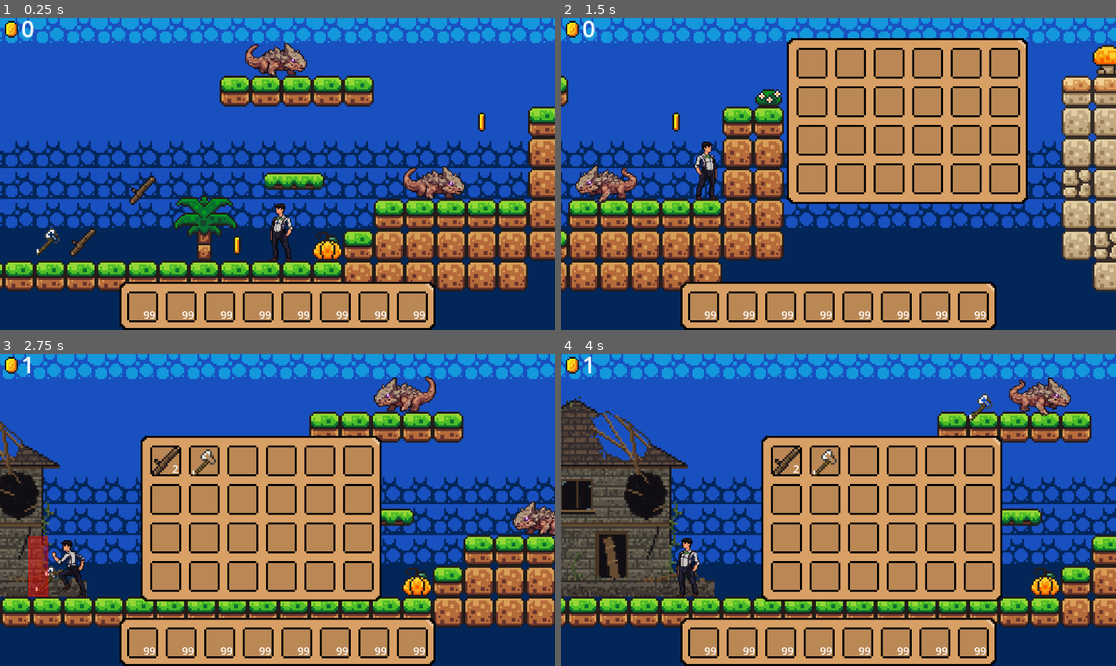
Above: before the commit, frames 1-4 (two rows, left to right).
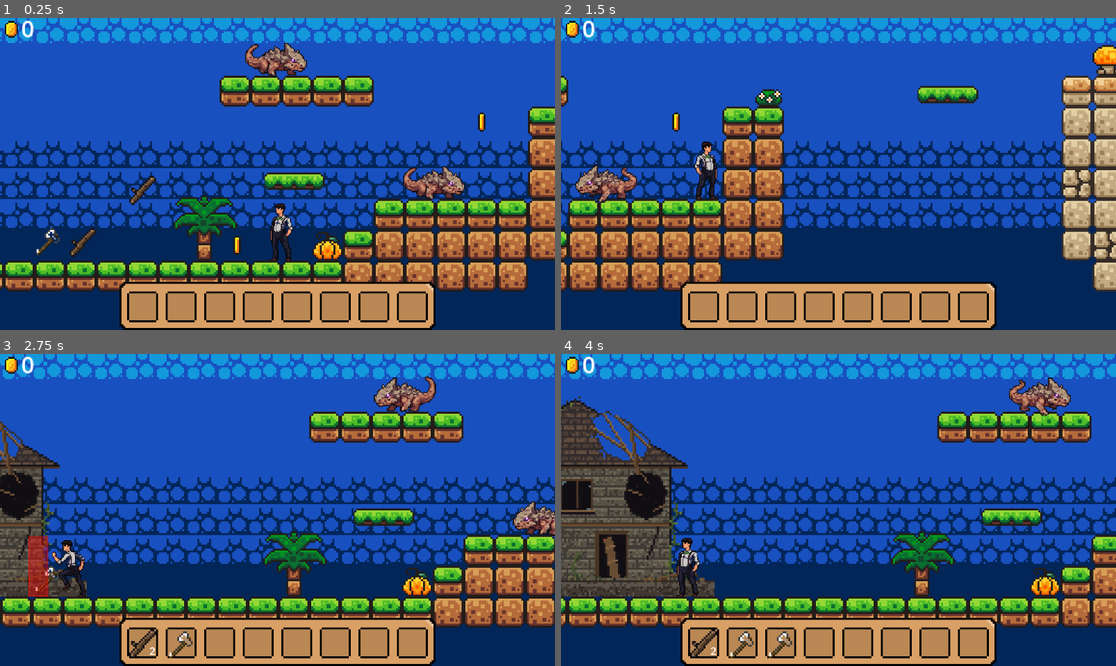
Above: after the commit, the same moments.

Repository: mohawk2409/survive
Game: Godot game, scene res://scenes/game.tscn
The game is run twice, just before and just after one commit, with the same random seed, the same clock (stepped at 60 frames per second) and the same inputs.
Inputs (mouse positions are in pixels of both pictures, inside the frame that each line leads up to):
- Up to frame 1 (0.25 s): no input
- Up to frame 2 (1.5 s): move the mouse to (960, 158) at 0.52 s; hold Right (move_right) 0.53-1.25 s; tap F (fly) at 0.6 s; click (960, 158) at 0.67 s; tap Up (jump) at 0.77 s; tap E (i) at 0.8 s; drag from (877, 64) to (633, 301) at 1.27 s
- Up to frame 3 (2.75 s): move the mouse to (333, 441) at 2.02 s; hold Left (move_left) from 2.03 s (still down); hold R (attack) from 2.03 s (still down); click (333, 441) at 2.17 s; tap E (i) at 2.3 s
- Up to frame 4 (4 s): release Left (move_left) at 2.75 s; release R (attack) at 2.75 s; drag from (755, 460) to (1088, 513) at 2.77 s; drag from (860, 460) to (982, 403) at 3.52 s

The runs differ from the first frame. In frame 1, 0.2% of the frame differs, in the area x 25-77%, y 93-97%; in frame 2, 23%; in frame 3, 24%; in frame 4, 24%, in the area x 4-80%, y 0-98%.
Error after the commit: Invalid access to property or key 'visible' on a base object of type 'null instance'. (res://inventory/inv_ui.gd:30)

Commit message:
merge of bottom_ui and inv_ui

Diff:
--- /dev/null
+++ b/bottom_inv.gd
@@ -0,0 +1,19 @@
+extends Resource
+
+signal update
+
+var holding_item = null
+@export var slots: Array[InvSlot]
+
+
+
+func insert(item : InvItem, is_not_stackable: bool = false):
+	var itemslots = slots.filter(func(slot): return slot.item == item)
+	if !itemslots.is_empty() and !is_not_stackable:
+		itemslots[0].amount += 1
+	else:
+		var emptyslots = slots.filter(func(slot): return slot.item == null)
+		if !emptyslots.is_empty():
+			emptyslots[0].item = item
+			emptyslots[0].amount = 1
+	update.emit()
--- /dev/null
+++ b/bottom_inv_ui.gd
@@ -0,0 +1,55 @@
+"""
+extends Control
+
+@onready var inv: Inv = preload("res://inventory/bottom_inv.tres")
+@onready var slots: Array = $NinePatchRect/GridContainer.get_children()
+@onready var held_item: TextureRect = $HeldItem
+
+var player = null
+
+var item_visual_tmp: Sprite2D = null
+var amount_text_tmp: Label = null
+var dragged_index: int = -1
+var is_open = false
+func _ready():
+	player = get_tree().get_first_node_in_group("player")
+	inv.update.connect(update_slots)
+	for inv_slot in slots:
+		inv_slot.gui_input.connect(slot_gui_input.bind(inv_slot))
+		update_slots()
+	#for inv_slot in slots:
+		#inv_slot.connect(self,"slot_gui_input", [inv_slot])
+
+func update_slots():
+	for i in range(min(inv.slots.size(), slots.size())):
+		slots[i].update(inv.slots[i])
+
+func get_slot_index_under_mouse() -> int:
+	var mouse_pos = get_global_mouse_position()
+	for i in slots.size():
+		if slots[i].get_global_rect().has_point(mouse_pos):
+			return i
+	return -1
+
+
+func slot_gui_input(event: InputEvent, slot: InvUISlot):
+	if event is InputEventMouseButton and event.button_index == MOUSE_BUTTON_LEFT:
+		if event.pressed:
+			var index = slots.find(slot)
+			if inv.slots[index].item == null:
+				return                      # nothing to drag from an empty slot
+			dragged_index = index
+			held_item.texture = inv.slots[index].item.texture
+			held_item.visible = true
+			slot.item_visual.visible = false   # hide the icon in the source slot
+		elif dragged_index != -1:
+			slots[dragged_index].item_visual.visible = true
+			held_item.visible = false
+			var target_index = get_slot_index_under_mouse()
+			if target_index != -1 and target_index != dragged_index:
+				var tmp = inv.slots[dragged_index]
+				inv.slots[dragged_index] = inv.slots[target_index]
+				inv.slots[target_index] = tmp
+				update_slots()
+			dragged_index = -1
+			"""
--- /dev/null
+++ b/inventory/bottom_inv.tres
@@ -0,0 +1,41 @@
+[gd_resource type="Resource" script_class="Inv" format=3 uid="uid://bdq7p88hwkxqe"]
+
+[ext_resource type="Script" uid="uid://c85u0bwmmlvf" path="res://scripts/inventory.gd" id="1_whe1d"]
+[ext_resource type="Script" uid="uid://20goll46fk3t" path="res://inventory/inventory_slot.gd" id="2_14qc4"]
+
+[sub_resource type="Resource" id="Resource_a6vb0"]
+script = ExtResource("2_14qc4")
+metadata/_custom_type_script = "uid://20goll46fk3t"
+
+[sub_resource type="Resource" id="Resource_hsxpc"]
+script = ExtResource("2_14qc4")
+metadata/_custom_type_script = "uid://20goll46fk3t"
+
+[sub_resource type="Resource" id="Resource_ey8e5"]
+script = ExtResource("2_14qc4")
+metadata/_custom_type_script = "uid://20goll46fk3t"
+
+[sub_resource type="Resource" id="Resource_uwhc1"]
+script = ExtResource("2_14qc4")
+metadata/_custom_type_script = "uid://20goll46fk3t"
+
+[sub_resource type="Resource" id="Resource_hhpyw"]
+script = ExtResource("2_14qc4")
+metadata/_custom_type_script = "uid://20goll46fk3t"
+
+[sub_resource type="Resource" id="Resource_t4qcy"]
+script = ExtResource("2_14qc4")
+metadata/_custom_type_script = "uid://20goll46fk3t"
+
+[sub_resource type="Resource" id="Resource_ole65"]
+script = ExtResource("2_14qc4")
+metadata/_custom_type_script = "uid://20goll46fk3t"
+
+[sub_resource type="Resource" id="Resource_ewpq3"]
+script = ExtResource("2_14qc4")
+metadata/_custom_type_script = "uid://20goll46fk3t"
+
+[resource]
+script = ExtResource("1_whe1d")
+slots = Array[ExtResource("2_14qc4")]([SubResource("Resource_a6vb0"), SubResource("Resource_hsxpc"), SubResource("Resource_ey8e5"), SubResource("Resource_uwhc1"), SubResource("Resource_hhpyw"), SubResource("Resource_t4qcy"), SubResource("Resource_ole65"), SubResource("Resource_ewpq3")])
+metadata/_custom_type_script = "uid://c85u0bwmmlvf"
--- a/inventory/inv_ui.gd
+++ b/inventory/inv_ui.gd
@@ -1,7 +1,9 @@
 extends Control
 
 @onready var inv: Inv = preload("res://inventory/player_inv.tres")
-@onready var slots: Array = $NinePatchRect/GridContainer.get_children()
+@onready var bottom_slots: Array = $bottom_inv_ui/NinePatchRect/GridContainer.get_children()
+@onready var inv_slots: Array = $inv_ui/NinePatchRect/GridContainer.get_children()
+@onready var slots: Array = bottom_slots + inv_slots   # index 0–7 = bar, 8–19 = bag
 @onready var held_item: TextureRect = $HeldItem
 
 var player = null
@@ -33,11 +35,11 @@
 		else:
 			open()
 func open():
-	visible = true
+	$inv_ui.visible = true
 	is_open = true
 
 func close():
-	visible = false
+	$inv_ui.visible = false
 	is_open = false
 
 func get_slot_index_under_mouse() -> int:
--- a/inventory/inv_ui.tscn
+++ b/inventory/inv_ui.tscn
@@ -4,7 +4,7 @@
 [ext_resource type="Texture2D" uid="uid://ba3svsedc525m" path="res://inventory/inventory-background.png" id="2_w82yi"]
 [ext_resource type="PackedScene" uid="uid://yfngsuuelvbx" path="res://inventory/inv_ui_slot.tscn" id="3_dn3an"]
 
-[node name="Inv_UI" type="Control" unique_id=878879538]
+[node name="inv" type="Control" unique_id=878879538]
 z_index = 1
 layout_mode = 3
 anchor_right = 0.108
--- a/scenes/bottom_bar_ui.tscn
+++ b/scenes/bottom_bar_ui.tscn
@@ -3,7 +3,7 @@
 [ext_resource type="Texture2D" uid="uid://ba3svsedc525m" path="res://inventory/inventory-background.png" id="1_qp8hl"]
 [ext_resource type="PackedScene" uid="uid://yfngsuuelvbx" path="res://inventory/inv_ui_slot.tscn" id="2_8e8qy"]
 
-[node name="bottom_bar_ui" type="Control" unique_id=879348506]
+[node name="bottom_inv_ui" type="Control" unique_id=879348506]
 layout_mode = 3
 anchors_preset = 0
 offset_right = 164.0
--- a/scenes/game.tscn
+++ b/scenes/game.tscn
@@ -11,6 +11,8 @@
 [ext_resource type="Script" uid="uid://dy50meknmxcoo" path="res://scripts/camera_2d.gd" id="6_dinhu"]
 [ext_resource type="PackedScene" uid="uid://by7we5eb5m8op" path="res://scenes/enemy.tscn" id="6_p57ef"]
 [ext_resource type="PackedScene" uid="uid://pv6brclxefg3" path="res://scenes/scores.tscn" id="9_0tnpc"]
+[ext_resource type="Script" uid="uid://b8l8l28vp16id" path="res://inventory/inv_ui.gd" id="9_5newe"]
+[ext_resource type="PackedScene" uid="uid://n61kjt0wc4vv" path="res://inventory/inv_ui.tscn" id="11_1kice"]
 [ext_resource type="PackedScene" uid="uid://cg1nb8x6av67s" path="res://scenes/forgery_shop.tscn" id="11_ir15t"]
 [ext_resource type="PackedScene" uid="uid://ddyhk8bmpuf04" path="res://scenes/house.tscn" id="11_kvpfn"]
 [ext_resource type="Resource" uid="uid://cqp1bwx8dklci" path="res://axe_test.tres" id="13_ca42v"]
@@ -332,22 +334,42 @@
 
 [node name="CanvasLayer" type="CanvasLayer" parent="." unique_id=431231060]
 
-[node name="bottom_bar_ui" parent="CanvasLayer" unique_id=879348506 instance=ExtResource("19_264po")]
+[node name="Control" type="Control" parent="CanvasLayer" unique_id=522027452]
+layout_mode = 3
+anchors_preset = 0
+offset_right = 40.0
+offset_bottom = 40.0
+script = ExtResource("9_5newe")
+
+[node name="bottom_inv_ui" parent="CanvasLayer/Control" unique_id=879348506 instance=ExtResource("19_264po")]
 z_index = 1
 z_as_relative = false
+layout_mode = 1
 anchors_preset = 7
 anchor_left = 0.5
 anchor_top = 1.0
 anchor_right = 0.5
 anchor_bottom = 1.0
-offset_left = -82.0
-offset_top = -25.0
-offset_right = 82.0
-offset_bottom = 0.0
+offset_left = 42.0
+offset_top = 97.0
+offset_right = 206.0
+offset_bottom = 122.0
 grow_horizontal = 2
 grow_vertical = 0
 
-[node name="Score" parent="CanvasLayer" unique_id=1507311229 instance=ExtResource("9_0tnpc")]
+[node name="inv_ui" parent="CanvasLayer/Control" unique_id=878879538 instance=ExtResource("11_1kice")]
+visible = false
+z_index = 2
+z_as_relative = false
+layout_mode = 1
+offset_left = 41.0
+offset_top = -83.0
+offset_right = 41.29599
+offset_bottom = -82.94401
+script = null
+
+[node name="Score" parent="CanvasLayer/Control" unique_id=1507311229 instance=ExtResource("9_0tnpc")]
+layout_mode = 0
 offset_right = 17.0
 offset_bottom = 6.375
 scale = Vector2(1, 1)
--- a/scenes/player.tscn
+++ b/scenes/player.tscn
@@ -2,7 +2,6 @@
 
 [ext_resource type="Script" uid="uid://bhqlgaeisqull" path="res://scripts/player.gd" id="1_g2els"]
 [ext_resource type="Resource" uid="uid://v3pic8i080ot" path="res://inventory/player_inv.tres" id="2_qhqgy"]
-[ext_resource type="PackedScene" uid="uid://n61kjt0wc4vv" path="res://inventory/inv_ui.tscn" id="4_dqkch"]
 [ext_resource type="Texture2D" uid="uid://bffrekojbhhvm" path="res://assets/sprites/Gangsters_2/Jump.png" id="4_fjrip"]
 [ext_resource type="Texture2D" uid="uid://cstndlch1ludc" path="res://assets/sprites/Gangsters_2/Idle.png" id="4_qlg0r"]
 [ext_resource type="Texture2D" uid="uid://dkpq2yd78hush" path="res://assets/sprites/Gangsters_2/Run.png" id="6_smehm"]
@@ -371,15 +370,6 @@
 position = Vector2(0, -16)
 shape = SubResource("RectangleShape2D_64lr4")
 
-[node name="Inv_UI" parent="." unique_id=878879538 instance=ExtResource("4_dqkch")]
-visible = false
-z_index = 2
-z_as_relative = false
-offset_left = 41.0
-offset_top = -83.0
-offset_right = 41.29599
-offset_bottom = -82.944
-
 [node name="Area2D" parent="." unique_id=620049087 instance=ExtResource("10_y4r1p")]
 position = Vector2(-1, 0)
 
Not shown, added: bottom_inv.gd.uid
Not shown, added: bottom_inv_ui.gd.uid
